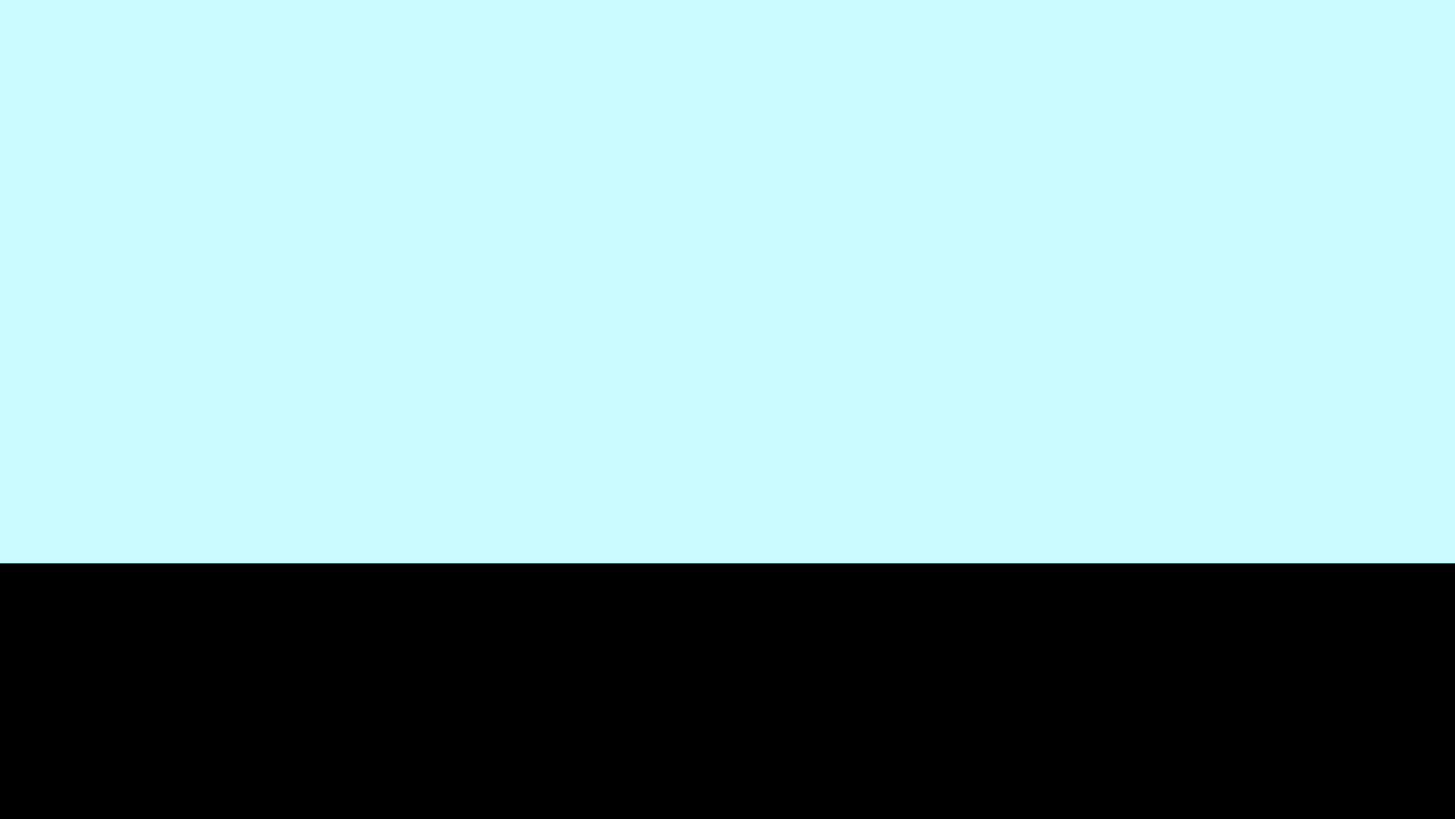
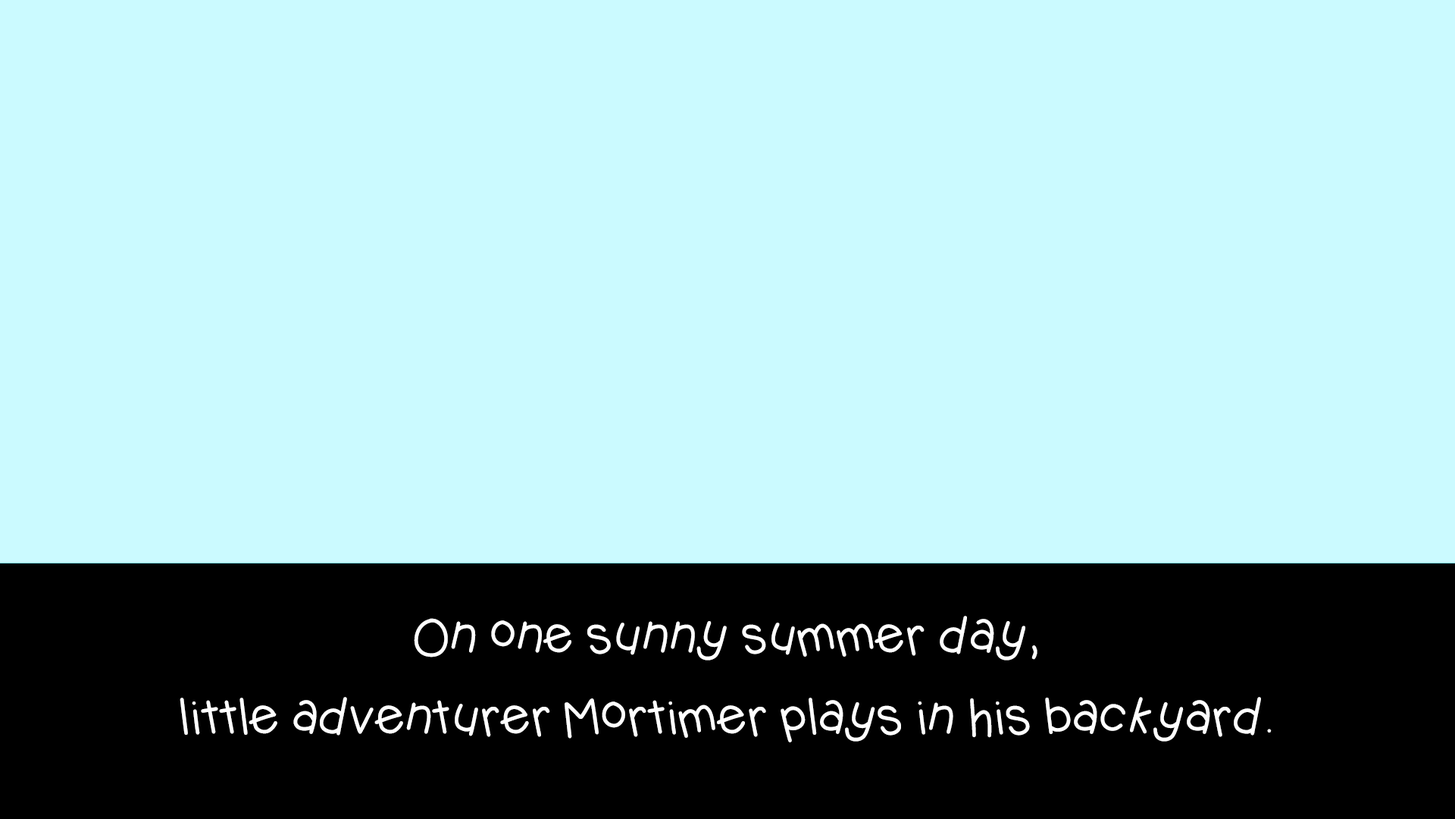
Layer changes from the first 1455x819 image to the second:
added layer "On one sunny summer day, little adventurer Mortimer plays in h" above "Background" over [179, 615, 1272, 743]
added layer "Background" over [179, 615, 1272, 743]
